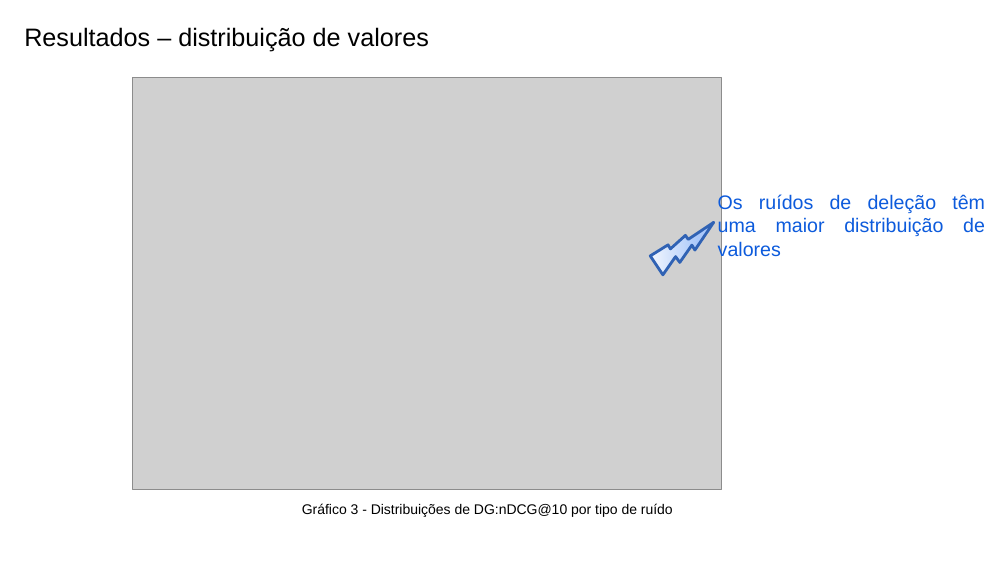
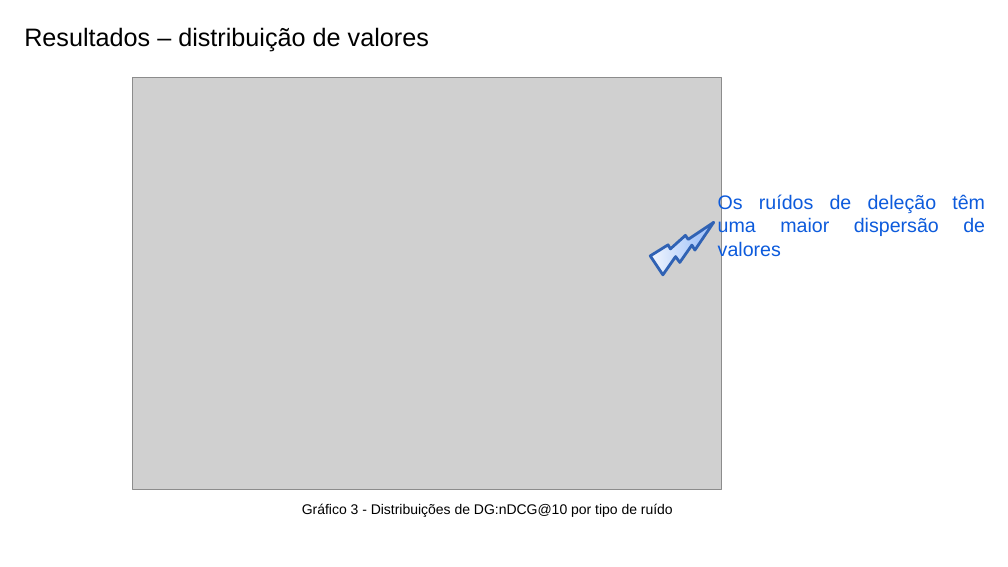
Before and after one commit to leonardo3108/robustez-query, a slide deck: slide 12 of docs/presentations/Apresentação final - 20211209.pptx. Drawn at 1008x567 pixels with LibreOffice and Linux fonts; fonts in the diff are those of the drawing; grey boxes stand for pictures. Boxes give left, top, right and bottom in pixels: in the first picture for what was removed or moved away, otherwise in the second. Text is boxed around its words. In the diff, an @@ line names an element or a change of style, - is before the commit and + after.

```diff
--- a/docs/presentations/Apresentação final - 20211209.pptx
+++ b/docs/presentations/Apresentação final - 20211209.pptx
@@ text at (718, 194, 985, 237): text changed @@
-Os ruídos de deleção têm uma maior distribuição de valores
+Os ruídos de deleção têm uma maior dispersão de valores
```
Also in this commit, not shown: 4 other slides changed, 1 slide added.
